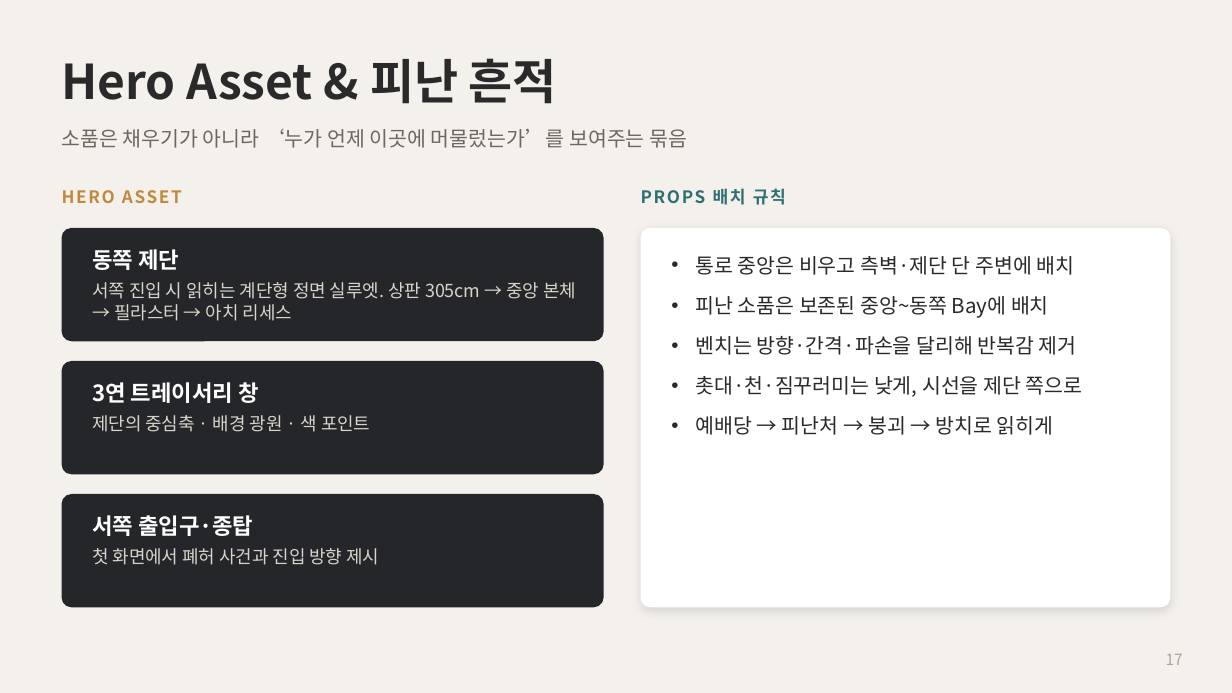
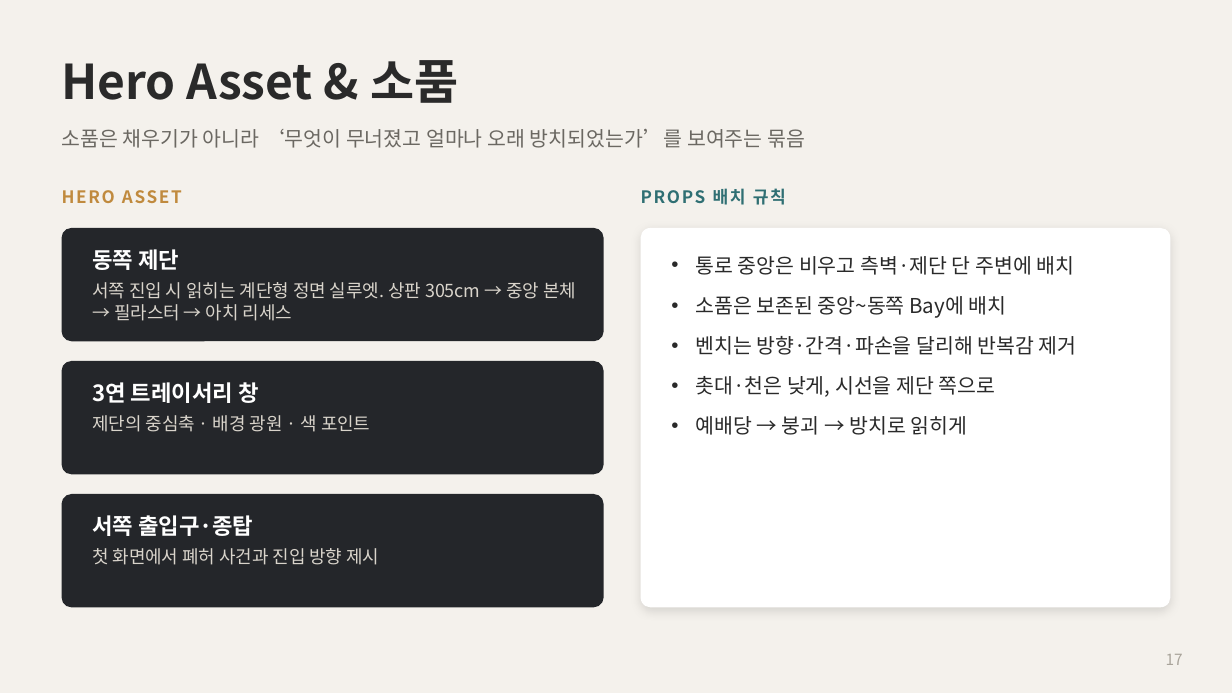
Before and after one commit to JiwonEnv/Unreal-Engine-5-Ruined-Gothic-Chapel-Environment, a slide deck: slide 17 of SourceAssets/Docs/GothicChapel_Project_Overview_v2.pptx. Drawn at 1232x693 pixels with LibreOffice and Linux fonts; fonts in the diff are those of the drawing. Boxes give left, top, right and bottom in pixels: in the first picture for what was removed or moved away, otherwise in the second. Text is boxed around its words. In the diff, an @@ line names an element or a change of style, - is before the commit and + after.

Commit message:
feat: 제단 스컬핑 진행분 반영 및 프로젝트 설정 정리
- ZBrush 고딕 제단 스컬핑 진행분 반영
- 피난처 서사를 삭제하고 붕괴 후 방치된 예배당으로 설정 정리
- 소품 범위를 벤치·촛대·헤진 제단 천으로 조정
- README와 프로젝트 개요 PPT 및 생성 스크립트 수정
- 스컬핑 진행 상태와 작업기록 업데이트

```diff
--- a/SourceAssets/Docs/GothicChapel_Project_Overview_v2.pptx
+++ b/SourceAssets/Docs/GothicChapel_Project_Overview_v2.pptx
@@ text at [62,60,458,103]: text changed @@
-Hero Asset & 피난 흔적
+Hero Asset & 소품
@@ text at [62,129,805,148]: text changed @@
-소품은 채우기가 아니라 ‘누가 언제 이곳에 머물렀는가’를 보여주는 묶음
+소품은 채우기가 아니라 ‘무엇이 무너졌고 얼마나 오래 방치되었는가’를 보여주는 묶음
@@ text at [695,296,1007,318]: text changed @@
-• 피난 소품은 보존된 중앙~동쪽 Bay에 배치
+• 소품은 보존된 중앙~동쪽 Bay에 배치
@@ text at [695,376,996,435]: text changed @@
-• 촛대·천·짐꾸러미는 낮게, 시선을 제단 쪽으로
-• 예배당 → 피난처 → 붕괴 → 방치로 읽히게
+• 촛대·천은 낮게, 시선을 제단 쪽으로
+• 예배당 → 붕괴 → 방치로 읽히게
```
Also in this commit, not shown: 4 other slides changed, 4 other files.
